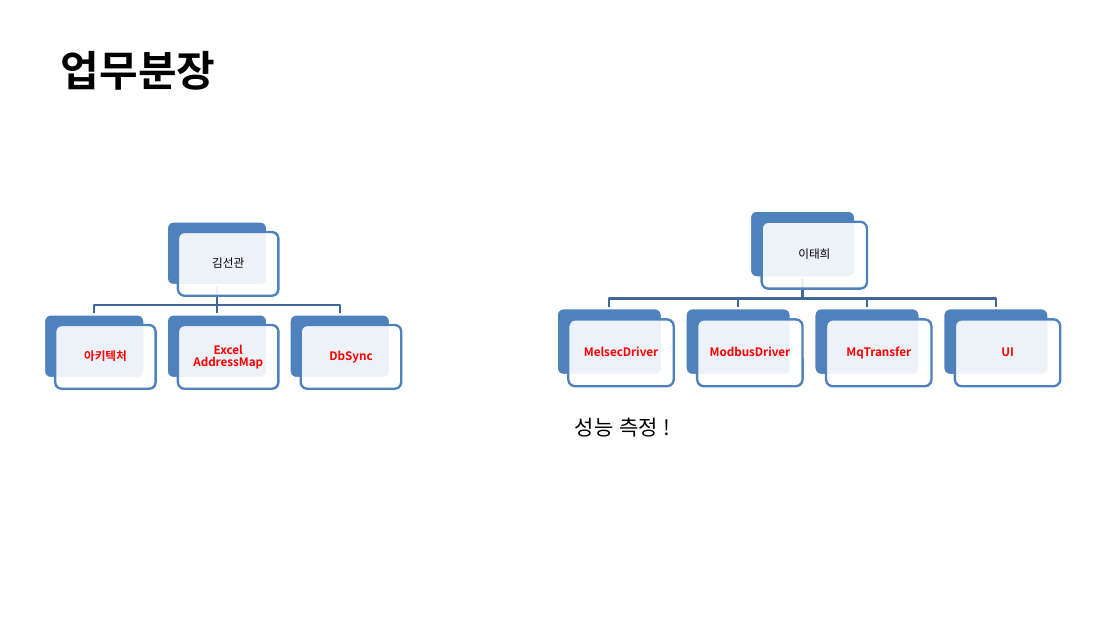
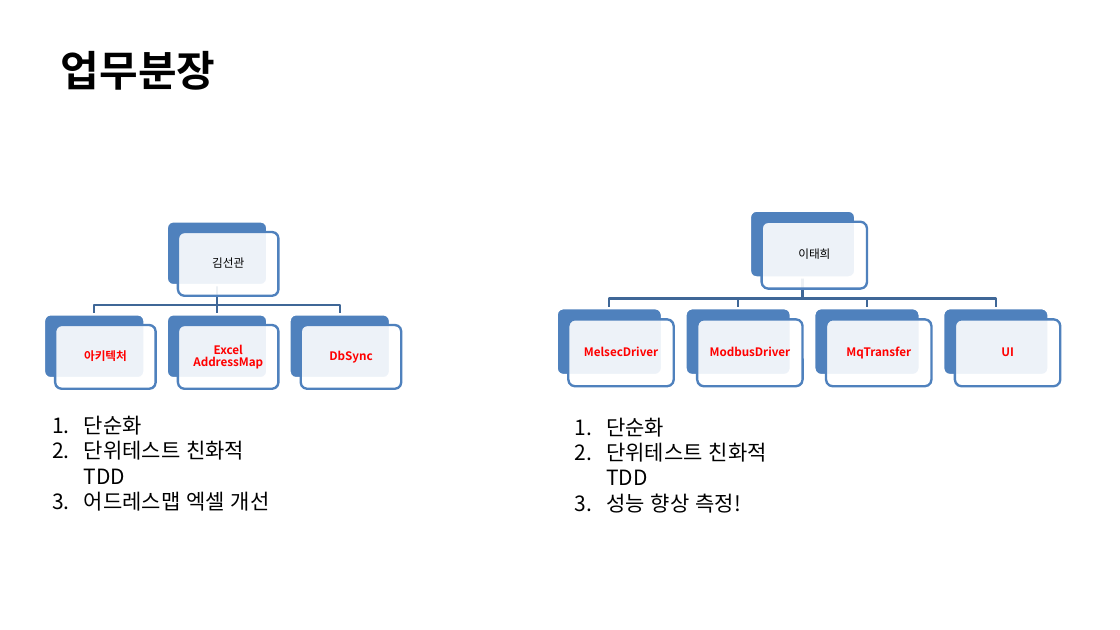
Before and after one commit to petekimjw/data-collector, a slide deck: slide 16 of CIM_V4/src/Cim/Doc/Cim V4 설계.pptx. Drawn at 1120x630 pixels with LibreOffice and Linux fonts; fonts in the diff are those of the drawing. Boxes give left, top, right and bottom in pixels: in the first picture for what was removed or moved away, otherwise in the second. Text is boxed around its words. In the diff, an @@ line names an element or a change of style, - is before the commit and + after.

```diff
--- a/CIM_V4/src/Cim/Doc/Cim V4 설계.pptx
+++ b/CIM_V4/src/Cim/Doc/Cim V4 설계.pptx
@@ text added at (x1=84, y1=415, x2=270, y2=511), 18 pt, text #000000 @@
+1. 단순화
+2. 단위테스트 친화적 TDD
+3. 어드레스맵 엑셀 개선
@@ text at (x1=606, y1=417, x2=767, y2=513): text changed @@
-성능 측정 !
+1. 단순화
+2. 단위테스트 친화적 TDD
+3. 성능 향상 측정!
```
Also in this commit, not shown: 1 other slide changed, 9 other files.
